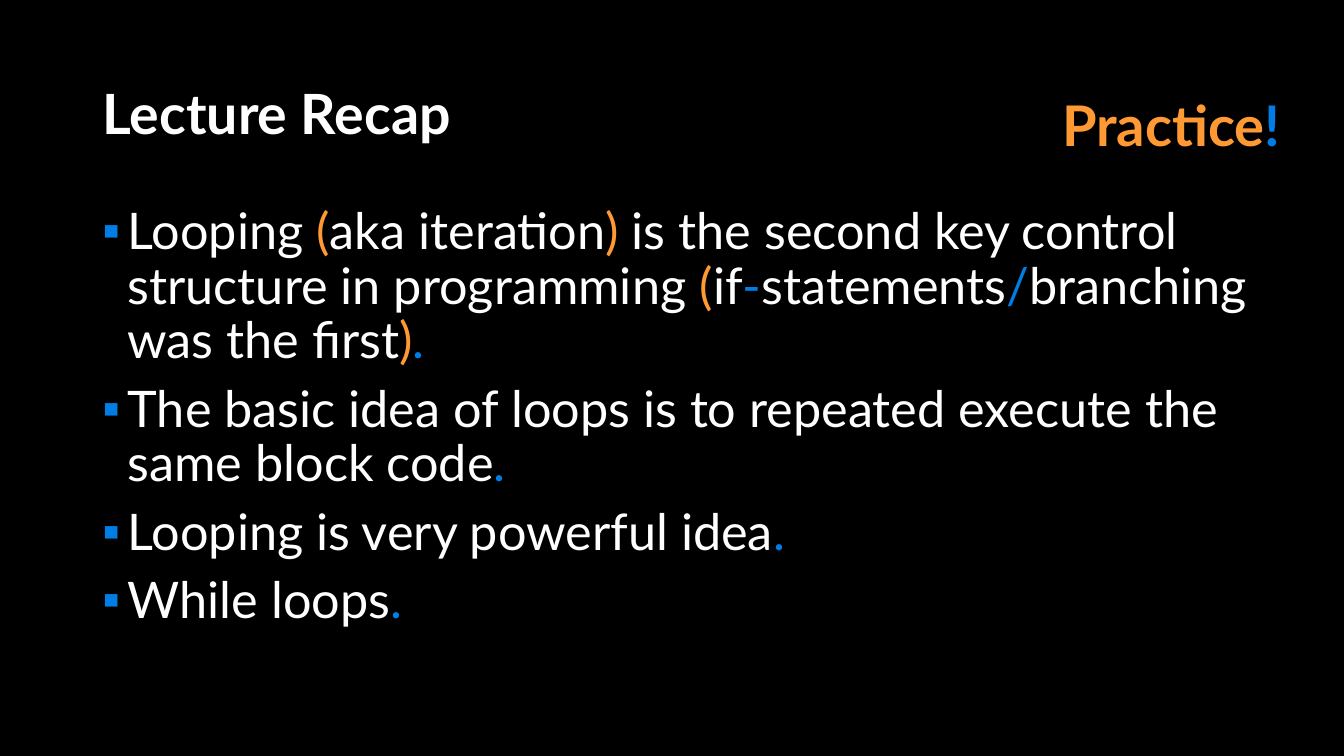
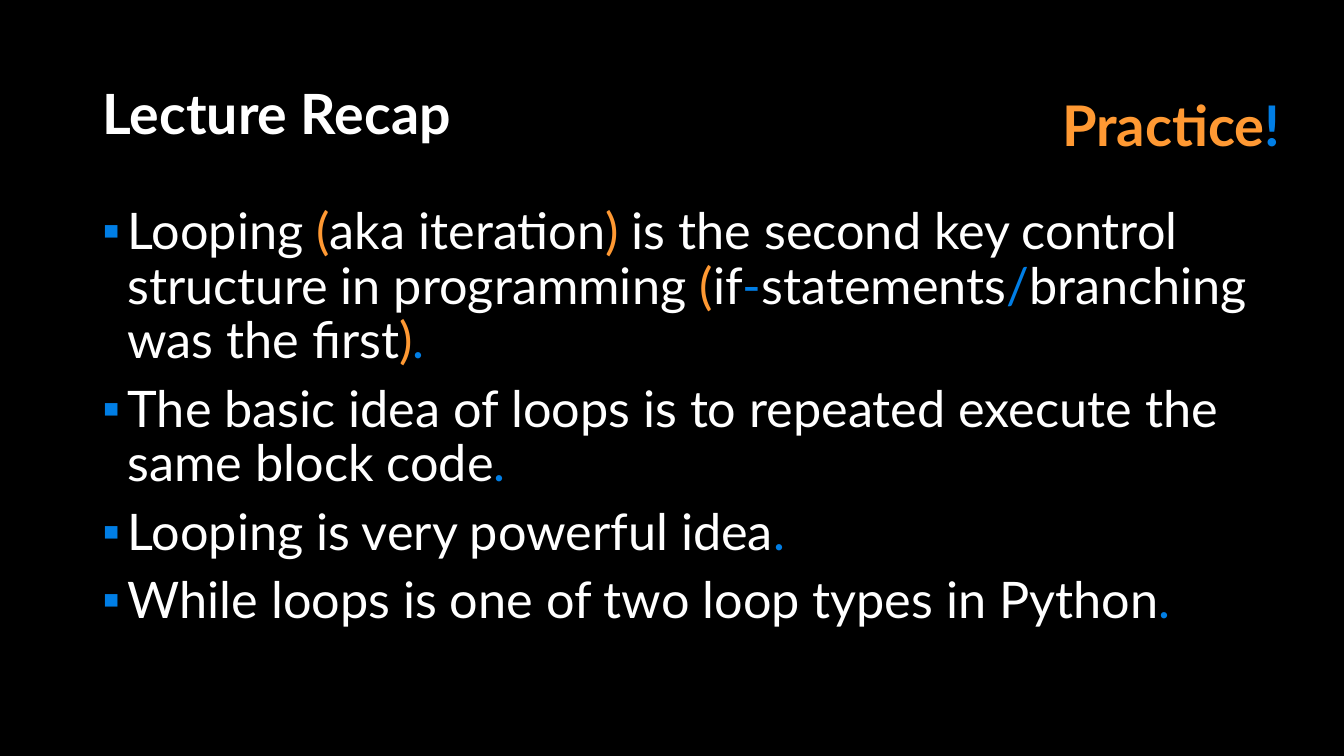
Before and after one commit to APS106/APS106-winter-2022-material, a slide deck: slide 37 of lectures/week4/lecture1/slides/week4_lecture1.pptx (slide 25 before the commit). Drawn at 1344x756 pixels with LibreOffice and Linux fonts; fonts in the diff are those of the drawing; background and template pictures are left out. Boxes give left, top, right and bottom in pixels: in the first picture for what was removed or moved away, otherwise in the second. Text is boxed around its words. In the diff, an @@ line names an element or a change of style, - is before the commit and + after.

```diff
--- a/lectures/week4/lecture1/slides/week4_lecture1.pptx
+++ b/lectures/week4/lecture1/slides/week4_lecture1.pptx
@@ text at [128, 581, 1170, 627]: text changed @@
-▪ While loops.
+▪ While loops is one of two loop types in Python.
```
Also in this commit, not shown: 8 other slides changed, 12 slides added, 3 other files.
